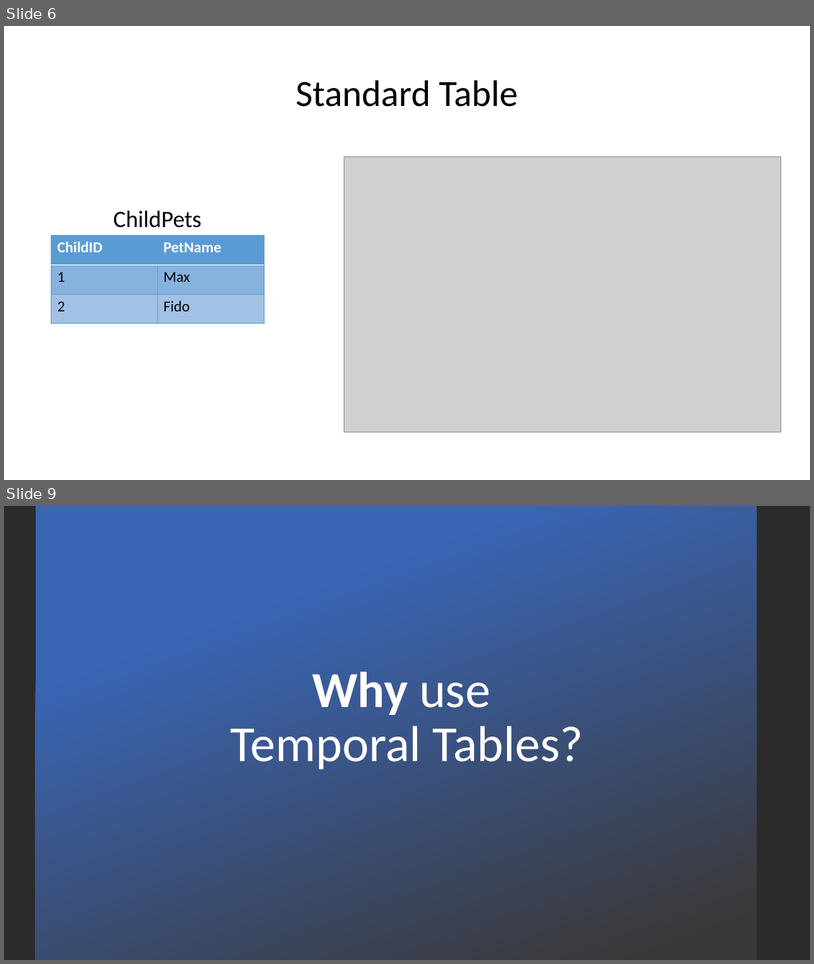
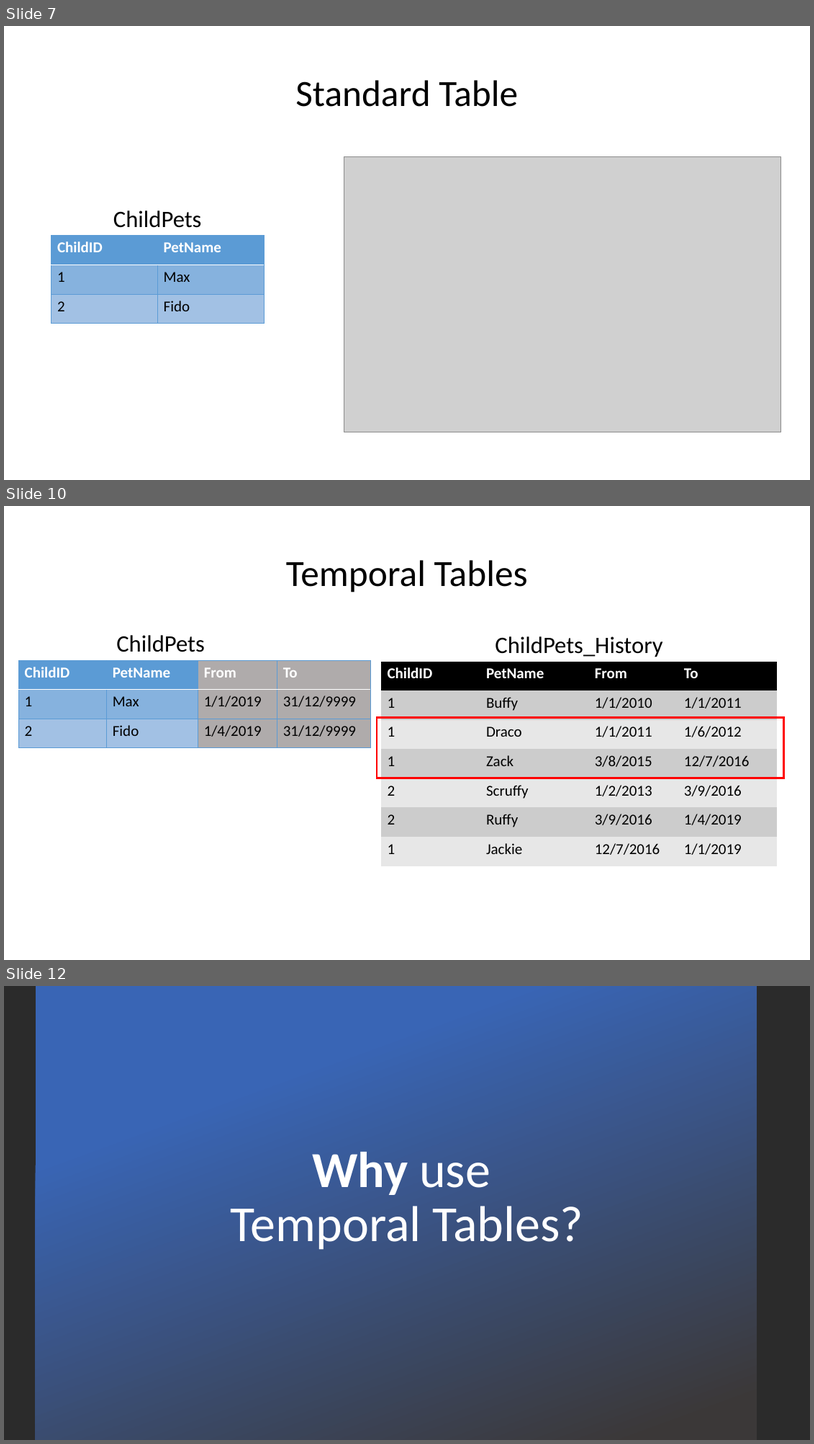
Before and after one commit to JoelGallagher/TimeTravelWithSqlServer, a slide deck: TimeTravelWithSQLServer.pptx. Shown one above the other, each under a label of ours: slides 6 and 9 before the commit, slides 7, 10 and 12 after it; the slides between them are not shown. The pictures are 814x964 and 814x1444 pixels, drawn with LibreOffice and Linux fonts; fonts in the diff are those of the drawing; grey boxes stand for pictures; background and template pictures are left out; a plain dark background stands for a picture behind light text. Boxes give left, top, right and bottom in pixels: in the first picture for what was removed or moved away, otherwise in the second. Text is boxed around its words. In the diff, an @@ line names an element or a change of style, - is before the commit and + after.

```diff
--- a/TimeTravelWithSQLServer.pptx
+++ b/TimeTravelWithSQLServer.pptx
@@ slide 10 added at <box>4,506,810,960</box>, background #FFFFFF @@
@@ title added at <box>286,560,528,592</box>, 44 pt, text #000000 @@
+Temporal Tables
@@ text added at <box>116,635,205,652</box>, 28 pt, text #000000 @@
+ChildPets
@@ text added at <box>495,636,663,657</box>, 28 pt, text #000000 @@
+ChildPets_History
@@ table added at <box>18,660,370,748</box>, 3 rows, 4 columns @@
+ChildID | PetName | From | To
+1 | Max | 1/1/2019 | 31/12/9999
+2 | Fido | 1/4/2019 | 31/12/9999
@@ table added at <box>381,662,778,866</box>, 7 rows, 4 columns @@
+ChildID | PetName | From | To
+1 | Buffy | 1/1/2010 | 1/1/2011
+1 | Draco | 1/1/2011 | 1/6/2012
+1 | Zack | 3/8/2015 | 12/7/2016
+2 | Scruffy | 1/2/2013 | 3/9/2016
+2 | Ruffy | 3/9/2016 | 1/4/2019
+1 | Jackie | 12/7/2016 | 1/1/2019
@@ rectangle added at <box>377,718,784,778</box>, outline #FF0000 2.25 pt @@
@@ what was slide 6 is now slide 7 @@
@@ what was slide 9 is now slide 12 @@
```
Also in this commit, not shown: 16 slides changed, 3 other slides added, 2 slides removed.
